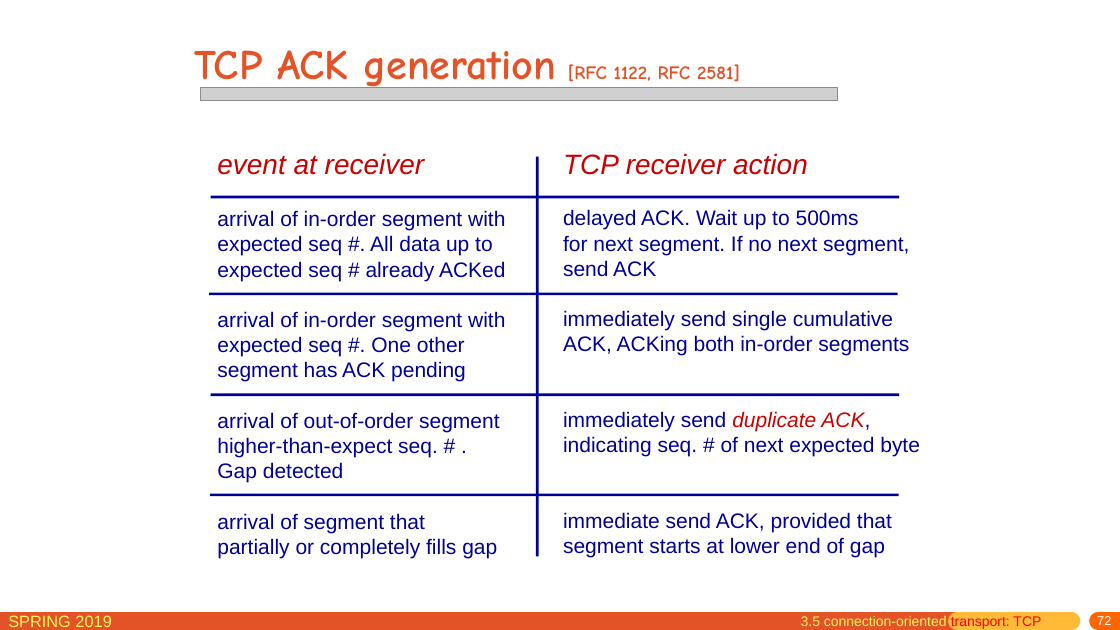
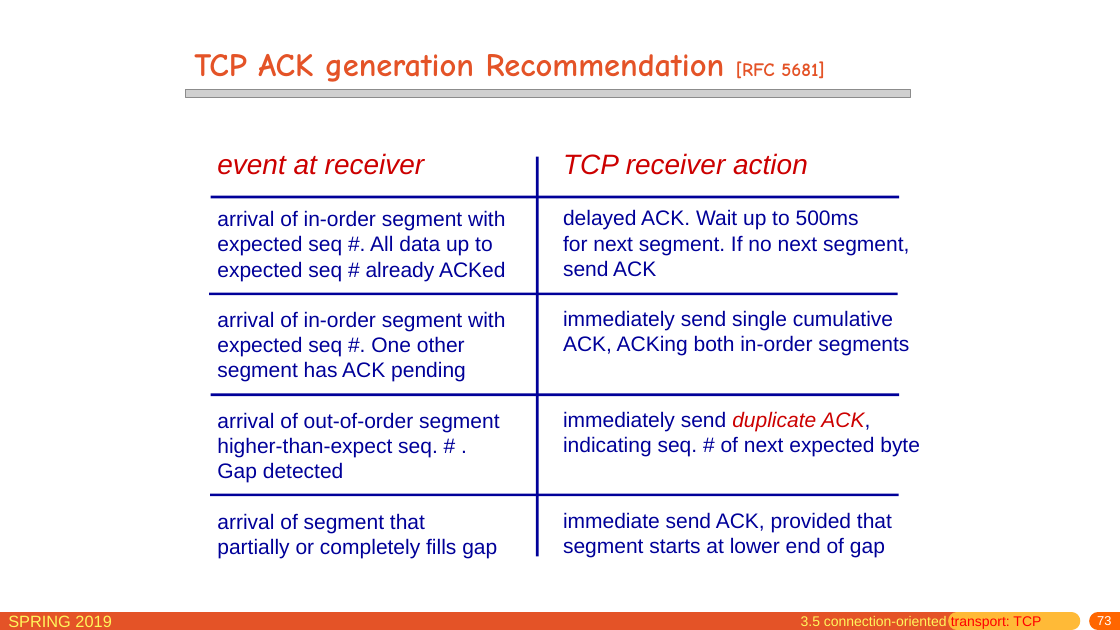
Before and after one commit to jichenghu/PPT_networkDistributed, a slide deck: slide 73 of chapter3.pptx (slide 72 before the commit). Drawn at 1120x630 pixels with LibreOffice and Linux fonts; fonts in the diff are those of the drawing; grey boxes stand for pictures. Boxes give left, top, right and bottom in pixels: in the first picture for what was removed or moved away, otherwise in the second. Text is boxed around its words. In the diff, an @@ line names an element or a change of style, - is before the commit and + after.

```diff
--- a/chapter3.pptx
+++ b/chapter3.pptx
@@ title at (x1=194, y1=54, x2=824, y2=82): text changed; size 16.2 to 27.9 pt @@
-TCP ACK generation [RFC 1122, RFC 2581]
+TCP ACK generation Recommendation [RFC 5681]
@@ picture resized from (x1=201, y1=87, x2=839, y2=100) to (x1=186, y1=89, x2=911, y2=97) @@
@@ page number at (x1=1097, y1=616, x2=1111, y2=625): text changed @@
-72
+73
```
Also in this commit, not shown: 45 other slides changed, 1 slide added.
